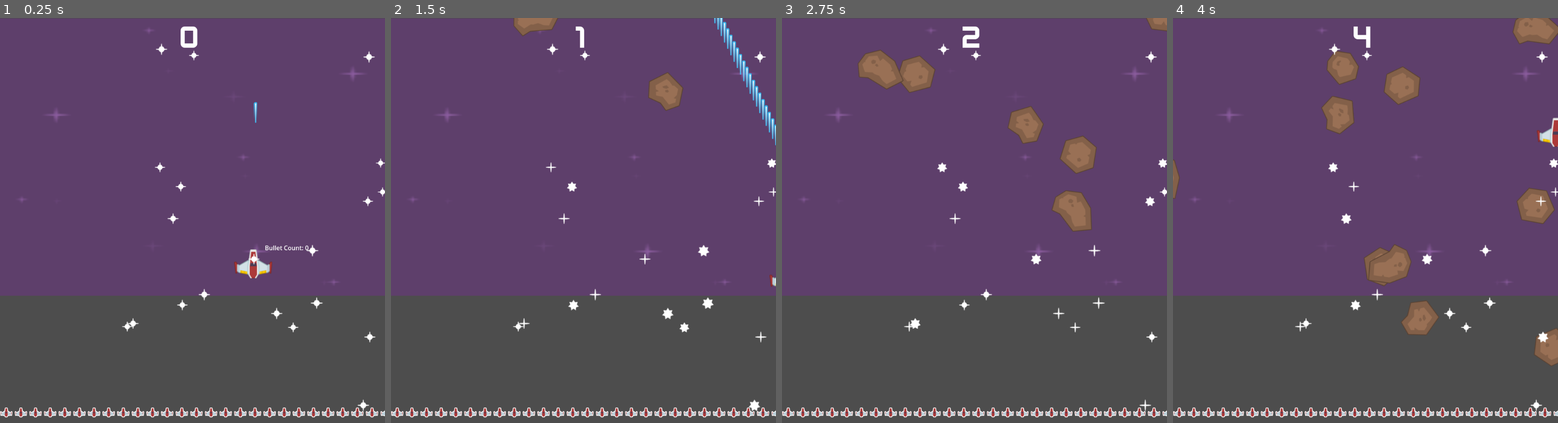
Above: before the commit, frames 1-4 (left to right).
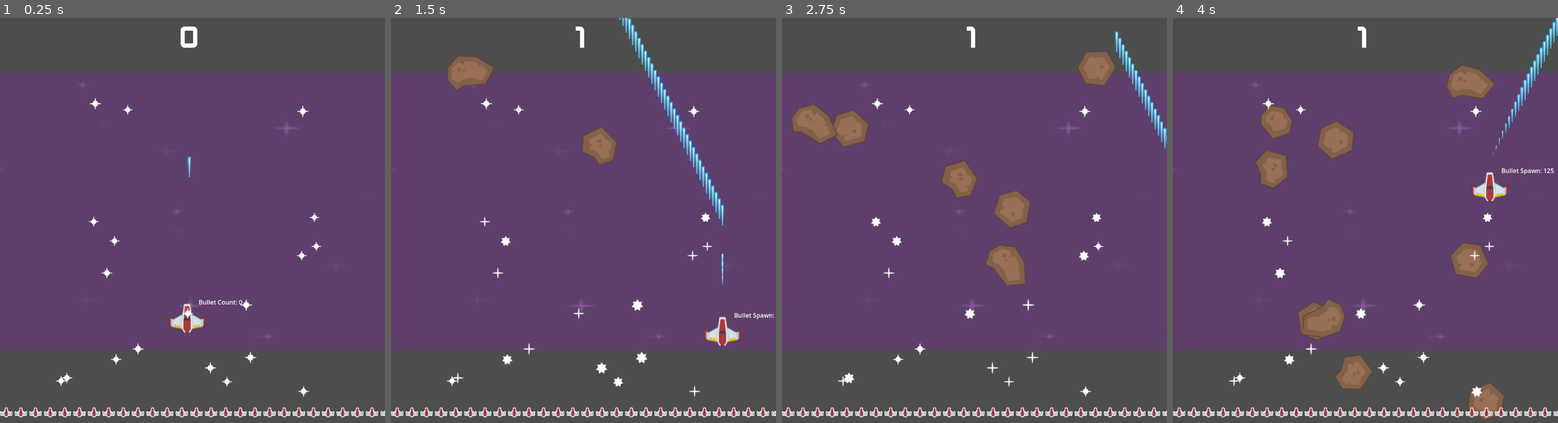
Above: after the commit, the same moments.

Repository: KeyVux/Tutorial-Games
Game: Godot game, scene res://scenes/level.tscn
The game is run twice, just before and just after one commit, with the same random seed, the same clock (stepped at 60 frames per second) and the same inputs.
Inputs (mouse positions are in pixels of both pictures, inside the frame that each line leads up to):
- Up to frame 1 (0.25 s): no input
- Up to frame 2 (1.5 s): move the mouse to (668, 200) at 0.52 s; press the mouse at (668, 200) at 0.53 s; hold D (right) 0.53-1.28 s; move the mouse to (506, 240) at 1.27 s; release the mouse at (506, 240) at 1.28 s; hold S (down) from 1.28 s (still down); click (506, 240) at 1.35 s
- Up to frame 3 (2.75 s): move the mouse to (1013, 131) at 2.02 s; release S (down) at 2.03 s; press the mouse at (1013, 131) at 2.03 s; hold D (right) from 2.03 s (still down)
- Up to frame 4 (4 s): move the mouse to (1346, 301) at 2.77 s; release D (right) at 2.78 s; release the mouse at (1346, 301) at 2.78 s; hold W (up) 2.78-3.53 s; click (1346, 301) at 2.85 s; move the mouse to (1481, 281) at 3.52 s; press the mouse at (1481, 281) at 3.53 s; hold A (left) from 3.53 s (still down)

The runs differ from the first frame. In frame 1, 28% of the frame differs, in the area x 0-100%, y 0-98%; in frame 2, 30%; in frame 3, 34%; in frame 4, 35%, in the area x 0-100%, y 0-100%.

Commit message:
Add scoring system and update collision handling

Diff:
--- a/meteorite_shooting/global/global.gd
+++ b/meteorite_shooting/global/global.gd
@@ -1,3 +1,7 @@
 extends Node
 
 var score := 0
+
+func addScore(increment: int = 1):
+	score += increment
+	$UI/MarginContainer/Score.text = str(score)
--- a/meteorite_shooting/scenes/laser.tscn
+++ b/meteorite_shooting/scenes/laser.tscn
@@ -9,7 +9,7 @@
 
 [node name="Laser" type="Area2D"]
 collision_layer = 8
-collision_mask = 2
+collision_mask = 0
 script = ExtResource("1_grbsd")
 
 [node name="LaserImage" type="Sprite2D" parent="."]
--- /dev/null
+++ b/meteorite_shooting/scenes/laser2.tscn
@@ -0,0 +1,22 @@
+[gd_scene load_steps=4 format=3 uid="uid://oqdc26mpccq8"]
+
+[ext_resource type="Script" path="res://scripts/laser.gd" id="1_20jsv"]
+[ext_resource type="Texture2D" uid="uid://b3rd7hwllg7sh" path="res://assets/PNG/Lasers/laserBlue01.png" id="1_ecjor"]
+
+[sub_resource type="CircleShape2D" id="CircleShape2D_uj864"]
+radius = 43.0116
+
+[node name="LAZERRRRRRRRR" type="Area2D"]
+collision_layer = 8
+collision_mask = 2
+script = ExtResource("1_20jsv")
+
+[node name="LaserImage" type="Sprite2D" parent="."]
+scale = Vector2(0.94, 0.99)
+texture = ExtResource("1_ecjor")
+
+[node name="CollisionShape2D" type="CollisionShape2D" parent="."]
+position = Vector2(-3, -5)
+shape = SubResource("CircleShape2D_uj864")
+
+[connection signal="body_entered" from="." to="." method="_on_body_entered"]
--- /dev/null
+++ b/meteorite_shooting/scenes/lazer3.tscn
@@ -0,0 +1,25 @@
+[gd_scene load_steps=4 format=3 uid="uid://dxjgeeyvrhvb4"]
+
+[ext_resource type="Script" path="res://scripts/laser.gd" id="1_yhotn"]
+[ext_resource type="Texture2D" uid="uid://bkrec0srtr2ei" path="res://assets/PNG/Meteors/Big/1.png" id="2_y3bps"]
+
+[sub_resource type="CircleShape2D" id="CircleShape2D_wmgao"]
+radius = 43.0116
+
+[node name="Lazer3" type="Area2D"]
+position = Vector2(0, 5)
+collision_layer = 8
+collision_mask = 2
+script = ExtResource("1_yhotn")
+
+[node name="LaserImage" type="Sprite2D" parent="."]
+modulate = Color(0.689395, 0.000354242, 0.688338, 1)
+light_mask = 8
+visibility_layer = 2
+texture = ExtResource("2_y3bps")
+
+[node name="CollisionShape2D" type="CollisionShape2D" parent="."]
+position = Vector2(-3, -5)
+shape = SubResource("CircleShape2D_wmgao")
+
+[connection signal="body_entered" from="." to="." method="_on_body_entered"]
--- a/meteorite_shooting/scenes/level.tscn
+++ b/meteorite_shooting/scenes/level.tscn
@@ -9,6 +9,7 @@
 [ext_resource type="Texture2D" uid="uid://bxbuxfusul2h3" path="res://assets/PNG/Effects/star2.png" id="7_pdfsd"]
 [ext_resource type="Texture2D" uid="uid://bgo0bvpoeue57" path="res://assets/PNG/Effects/star3.png" id="8_xggyb"]
 [ext_resource type="PackedScene" uid="uid://332jc27lcusc" path="res://scenes/ui.tscn" id="9_ao6d6"]
+[ext_resource type="Script" path="res://scripts/score.gd" id="10_g0c5g"]
 
 [sub_resource type="RectangleShape2D" id="RectangleShape2D_rwt77"]
 size = Vector2(40, 720)
@@ -39,6 +40,9 @@
 [node name="Level" type="Node2D"]
 script = ExtResource("1_17dg8")
 
+[node name="Camera2D" type="Camera2D" parent="."]
+position = Vector2(672, 384)
+
 [node name="BG" type="Sprite2D" parent="."]
 position = Vector2(639.75, 360.5)
 scale = Vector2(5.00195, 2.80859)
@@ -203,4 +207,8 @@
 
 [node name="UI" parent="." instance=ExtResource("9_ao6d6")]
 
+[node name="Score" parent="UI/MarginContainer" index="0"]
+script = ExtResource("10_g0c5g")
+
 [editable path="Player/Player"]
+[editable path="UI"]
--- a/meteorite_shooting/scenes/meteorite.tscn
+++ b/meteorite_shooting/scenes/meteorite.tscn
@@ -19,4 +19,5 @@
 position = Vector2(-3, -5)
 shape = SubResource("CircleShape2D_wmgao")
 
+[connection signal="area_entered" from="." to="." method="_on_area_entered"]
 [connection signal="body_entered" from="." to="." method="_on_body_entered"]
--- a/meteorite_shooting/scenes/player.tscn
+++ b/meteorite_shooting/scenes/player.tscn
@@ -4,7 +4,7 @@
 [ext_resource type="Script" path="res://scripts/player.gd" id="1_lggps"]
 
 [node name="Player" type="CharacterBody2D"]
-collision_mask = 6
+collision_mask = 4
 script = ExtResource("1_lggps")
 
 [node name="PlayerImage" type="Sprite2D" parent="."]
--- a/meteorite_shooting/scripts/laser.gd
+++ b/meteorite_shooting/scripts/laser.gd
@@ -2,7 +2,6 @@
 class_name Laser
 
 var speed = 1000
-
 
 func _ready():
 	var tween = create_tween()
@@ -10,7 +9,14 @@
 
 func _process(delta: float):
 	position.y -= speed * delta
+	pass
 
-func onHit(meteor: Meteorite):
+func onHit(other: Node):
 	#queue_free()  # Delete the laser
-	meteor.queue_free()  # Delete the meteor
+
+	if other is Meteorite:
+		visible = false
+
+
+func _on_body_entered(body: Node2D) -> void:
+	print("Lazer2._on_body_entered ", body.name )
--- a/meteorite_shooting/scripts/meteorite.gd
+++ b/meteorite_shooting/scripts/meteorite.gd
@@ -6,6 +6,7 @@
 var speed: int
 var rotationSpeed: int
 var directionX: float
+var isHit := false
 
 signal collision
 
@@ -32,12 +33,19 @@
 	position += Vector2(directionX,1.0) * 400 * delta
 	rotation_degrees += rotationSpeed * delta
 
-func _on_body_entered(_body: Node2D) -> void:
-	collision.emit()
-	print("Crash")
+func _on_area_entered(area: Area2D) -> void:
+	if !isHit && area is Laser:
+		isHit = true
+		Score.instance.addScore()
+		area.onHit(self)
+		queue_free()
+		return
 
-func _physics_process(_delta: float):
-	var bodies = $".".get_overlapping_areas()
-	for b in bodies:
-		if b is Laser:
-			b.onHit(self)
+
+
+
+func _on_body_entered(body: Node2D) -> void:
+	if body is Player:
+		collision.emit()
+		print("Crash!")
+		queue_free()
--- a/meteorite_shooting/scripts/player.gd
+++ b/meteorite_shooting/scripts/player.gd
@@ -1,4 +1,6 @@
 extends CharacterBody2D
+
+class_name Player
 
 @export var speed: int = 500
 
@@ -43,5 +45,7 @@
 		$"Debug Control/Label Bullet Count".text = "Bullet Spawn: %d" % laserPool.size()
 		return
 	$"Debug Control/Label Bullet Count".text = "Bullet Index: %d" % laserPoolIndex
-	laserPool[laserPoolIndex].global_position = $LaserStartingPosition.global_position
+	var laser = laserPool[laserPoolIndex]
+	laser.global_position = $LaserStartingPosition.global_position
+	laser.visible = true
 	laserPoolIndex = (laserPoolIndex + 1) % LASER_POOL_MAX
--- /dev/null
+++ b/meteorite_shooting/scripts/score.gd
@@ -0,0 +1,11 @@
+extends Label
+
+class_name Score
+
+static var instance: Score
+
+func _ready():
+	instance = self
+
+func addScore(increment: int = 1):
+	text = str(int(text) + 1)
--- a/meteorite_shooting/scripts/ui.gd
+++ b/meteorite_shooting/scripts/ui.gd
@@ -22,6 +22,6 @@
 
 func _on_score_timer_timeout():
 	timeElapsed += 1;
-	$MarginContainer/Score.text = str(timeElapsed)
+	#$MarginContainer/Score.text = str(timeElapsed)
 	#print(timeElapsed)
-	Global.score = timeElapsed
+	#Global.score = timeElapsed
Not shown: 1 places in meteorite_shooting/scenes/level.tscn that only renumber resources
